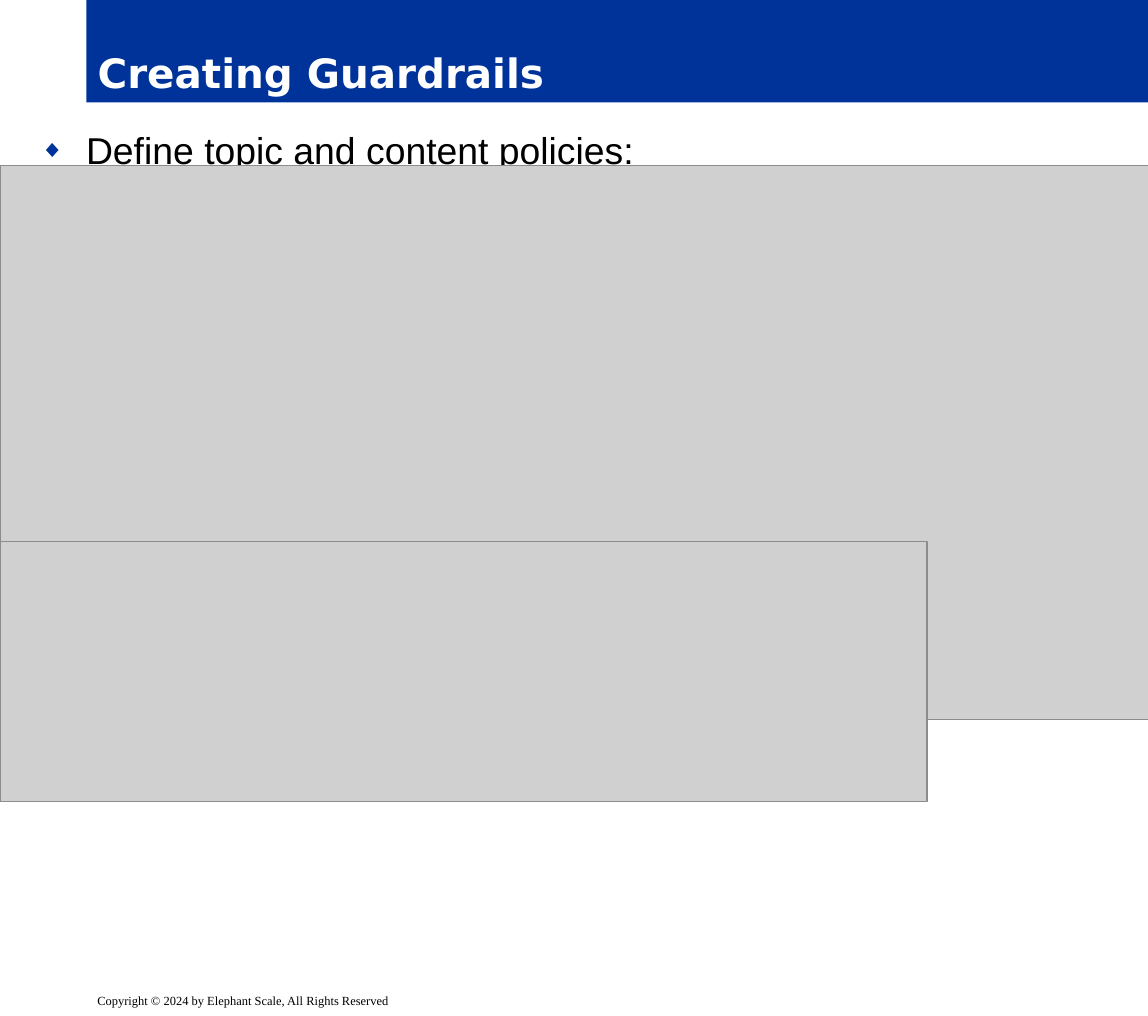
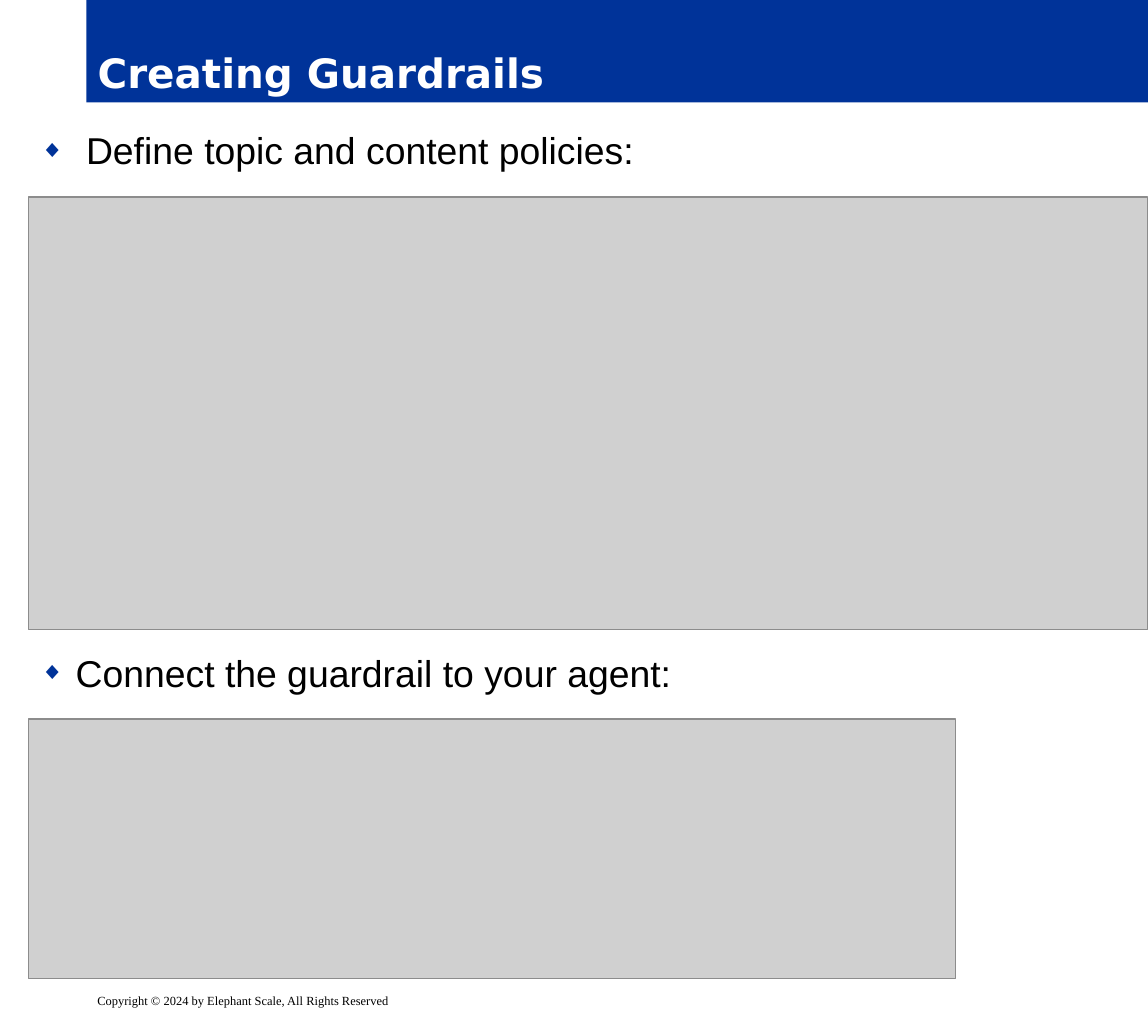
Before and after one commit to elephantscale/es-training-new, a slide deck: slide 18 of building-ai-applications/ready/06__AgenticOnBedrock.pptx. Drawn at 1148x1016 pixels with LibreOffice and Linux fonts; fonts in the diff are those of the drawing; grey boxes stand for pictures; background and template pictures are left out. Boxes give left, top, right and bottom in pixels: in the first picture for what was removed or moved away, otherwise in the second. Text is boxed around its words. In the diff, an @@ line names an element or a change of style, - is before the commit and + after.

```diff
--- a/building-ai-applications/ready/06__AgenticOnBedrock.pptx
+++ b/building-ai-applications/ready/06__AgenticOnBedrock.pptx
@@ text "Define topic and content policies:" rewrapped from [86,137,634,172] to [76,137,671,694] @@
@@ picture: place and size @@
-picture at [0,166,1148,719]
+picture at [29,197,1148,631]
@@ picture: place and size @@
-picture at [0,542,927,802]
+picture at [29,719,956,979]
```
Also in this commit, not shown: 4 other slides changed.
